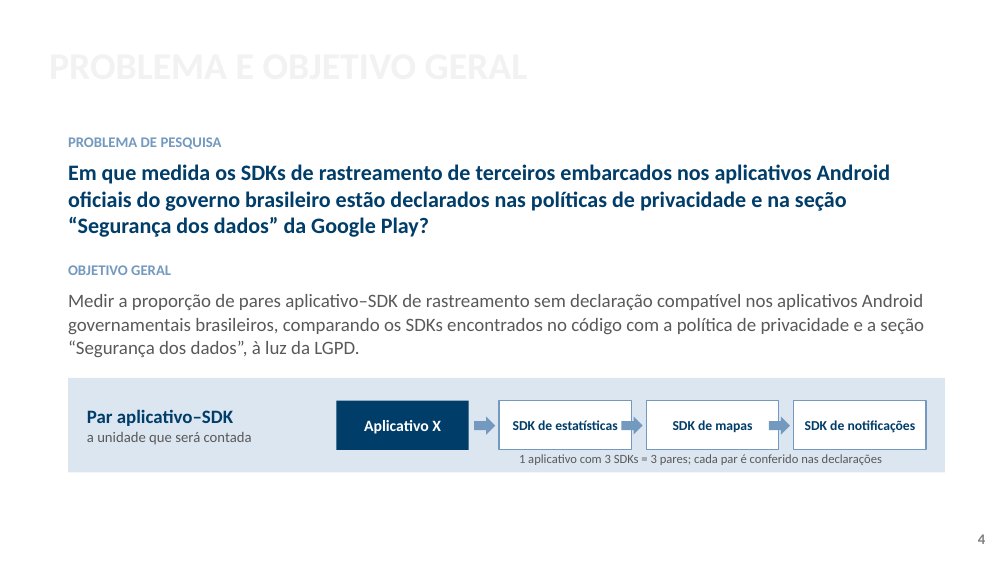
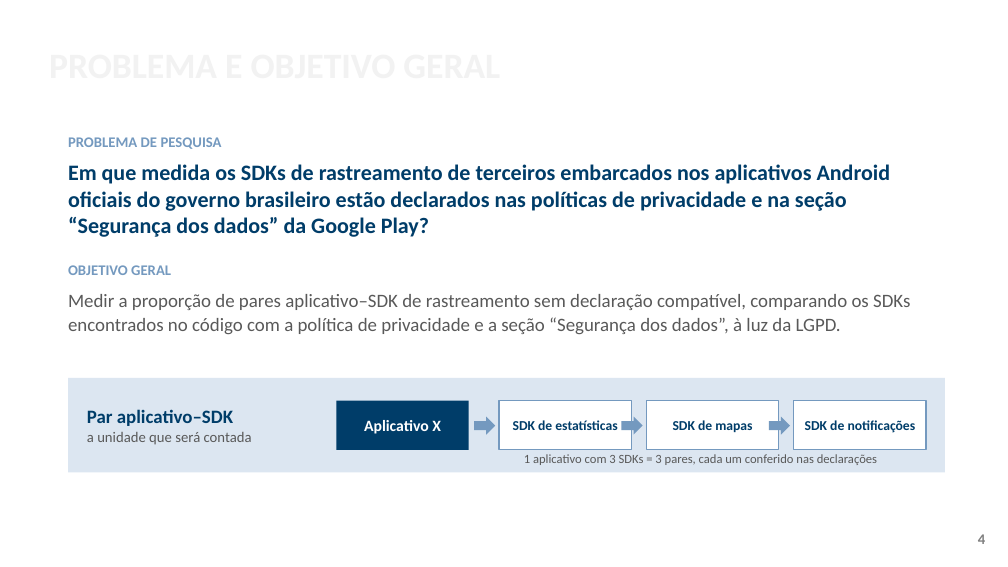
Before and after one commit to ClaudioAMF1/TCC, a slide deck: slide 4 of tcc/apresentacao/apresentacao-defesa-final.pptx. Drawn at 1008x567 pixels with LibreOffice and Linux fonts; fonts in the diff are those of the drawing; background and template pictures are left out. Boxes give left, top, right and bottom in pixels: in the first picture for what was removed or moved away, otherwise in the second. Text is boxed around its words. In the diff, an @@ line names an element or a change of style, - is before the commit and + after.

```diff
--- a/tcc/apresentacao/apresentacao-defesa-final.pptx
+++ b/tcc/apresentacao/apresentacao-defesa-final.pptx
@@ text at (x1=68, y1=294, x2=910, y2=334): text changed @@
-Medir a proporção de pares aplicativo–SDK de rastreamento sem declaração compatível nos aplicativos Android governamentais brasileiros, comparando os SDKs encontrados no código com a política de privacidade e a seção “Segurança dos dados”, à luz da LGPD.
+Medir a proporção de pares aplicativo–SDK de rastreamento sem declaração compatível, comparando os SDKs encontrados no código com a política de privacidade e a seção “Segurança dos dados”, à luz da LGPD.
@@ text at (x1=524, y1=454, x2=877, y2=465): text changed @@
-1 aplicativo com 3 SDKs = 3 pares; cada par é conferido nas declarações
+1 aplicativo com 3 SDKs = 3 pares, cada um conferido nas declarações
```
Also in this commit, not shown: 21 other slides changed, 2 slides added, 10 other files.
